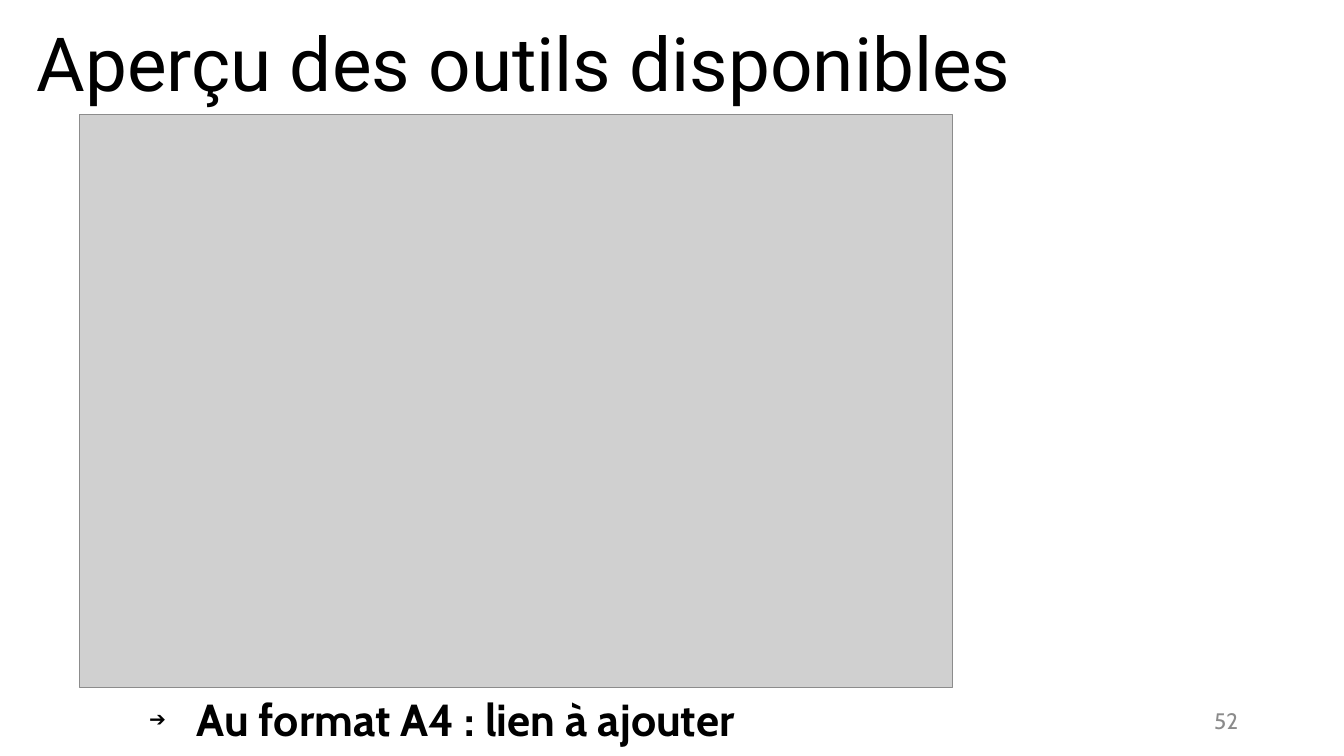
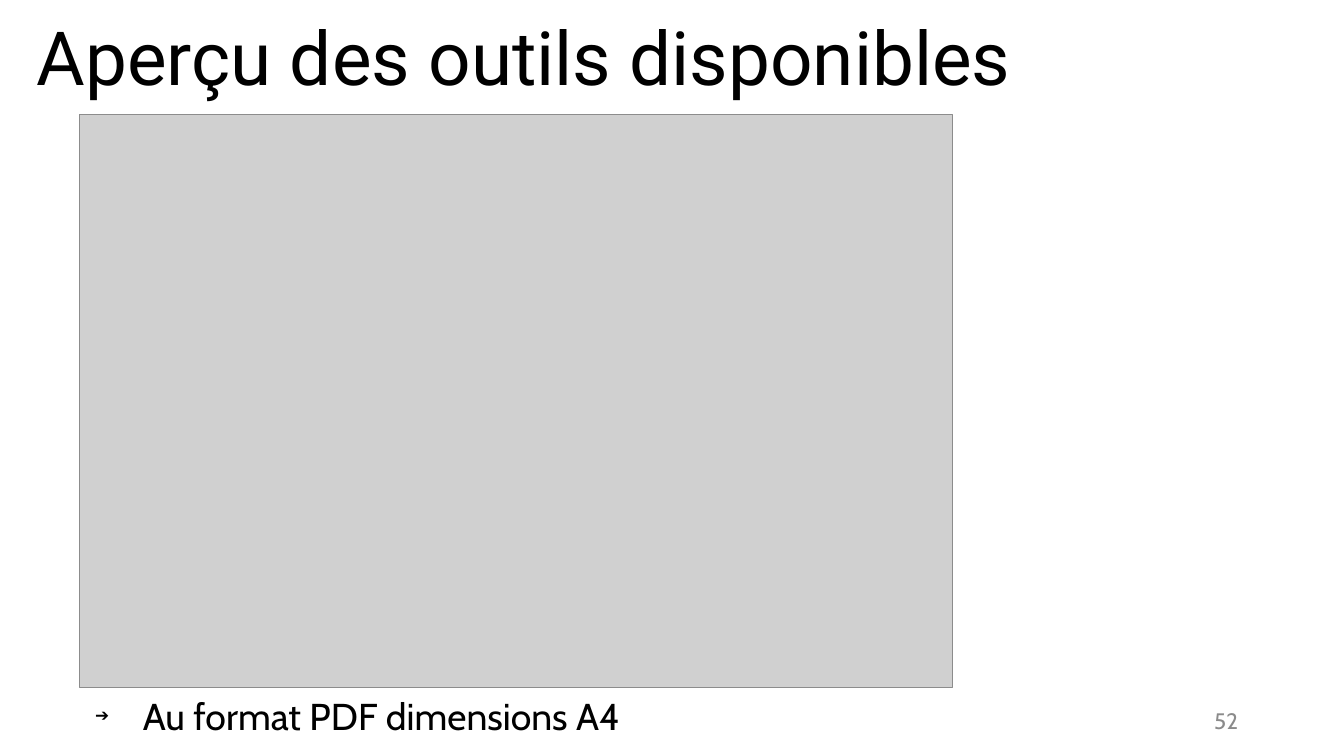
Before and after one commit to fflamerie/intro_revlit, a slide deck: slide 52 of docs/Intro_RevLit.odp. Drawn at 1344x756 pixels with LibreOffice and Linux fonts; fonts in the diff are those of the drawing; grey boxes stand for pictures. Boxes give left, top, right and bottom in pixels: in the first picture for what was removed or moved away, otherwise in the second. Text is boxed around its words. In the diff, an @@ line names an element or a change of style, - is before the commit and + after.

```diff
--- a/docs/Intro_RevLit.odp
+++ b/docs/Intro_RevLit.odp
@@ title "Aperçu des outils disponibles" moved from (x1=37, y1=35, x2=1011, y2=108) to (x1=37, y1=29, x2=1011, y2=102) @@
@@ text at (x1=143, y1=702, x2=620, y2=731): text changed; size 24 to 20 pt; bold off @@
-➔ Au format A4 : lien à ajouter
+➔ Au format PDF dimensions A4
```
Also in this commit, not shown: 22 other slides changed, 5 other files.
